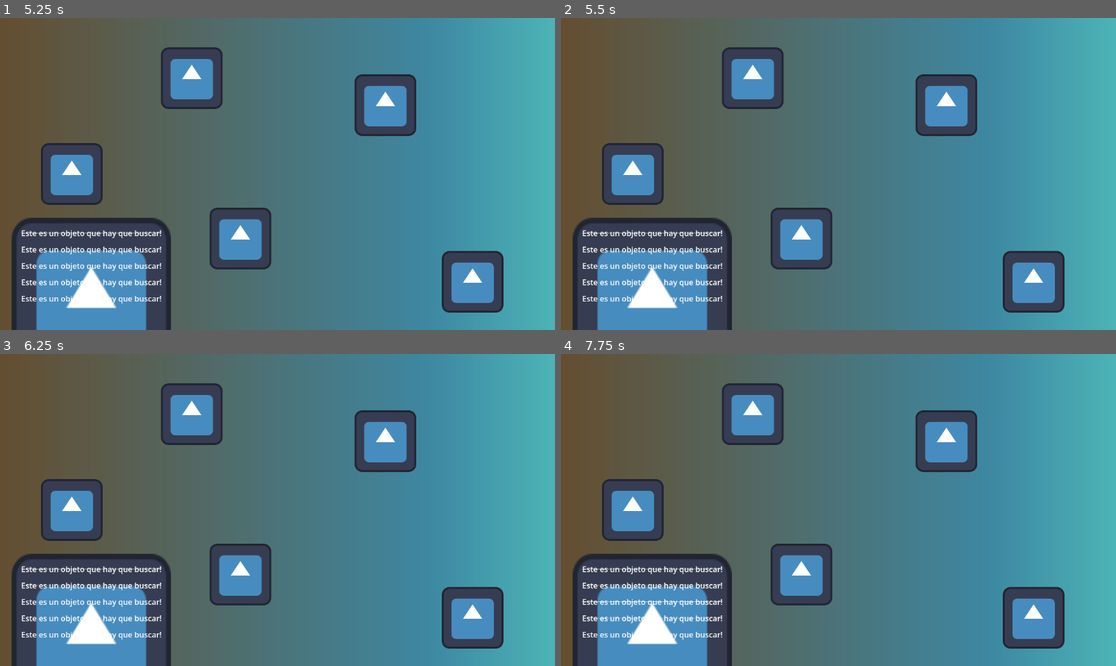
Above: before the commit, frames 1-4 (two rows, left to right).
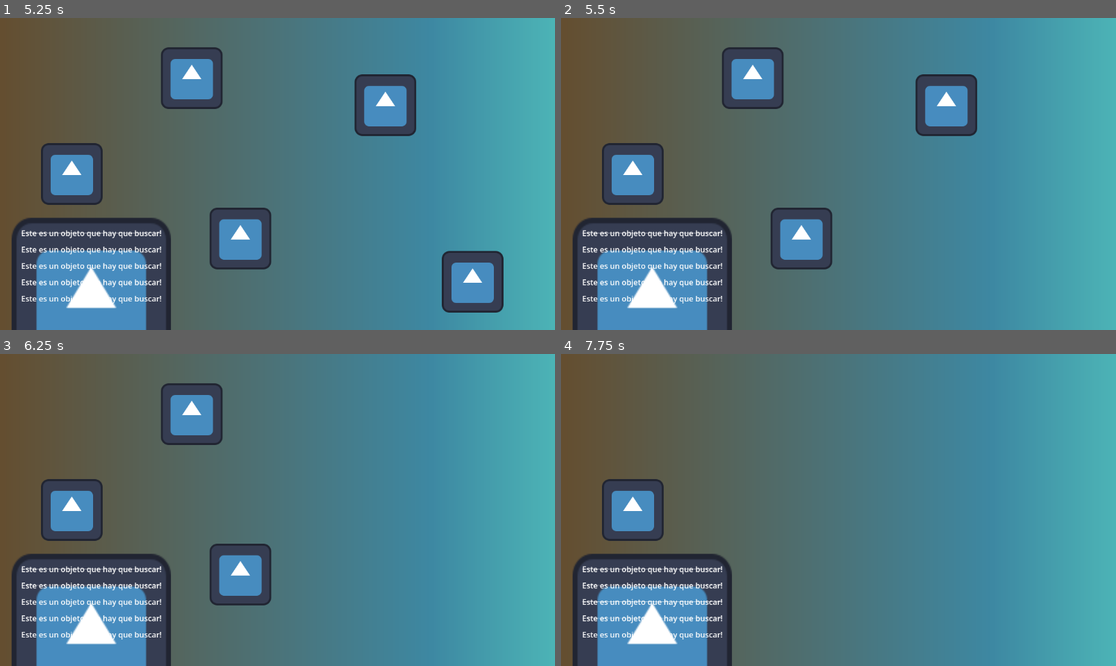
Above: after the commit, the same moments.

Repository: mariaclarasalona-gif/2026_LV3_TP4_paratexto
Game: Godot game, scene res://escenas/escena_intro.tscn
Same seed, same stepped clock (60 frames per second), same inputs: the game is played once before the commit and once after it. The engine's default icon, where the game draws it, is replaced by a stand-in: a white triangle on a blue panel in a dark square.
Inputs (mouse positions are in pixels of both pictures, inside the frame that each line leads up to):
- Up to frame 1 (5.25 s): tap Enter at 0.5, 2, 3.5 s; move the mouse to (399, 158) at 0.52 s; press the mouse at (399, 158) at 0.53 s; tap Space at 1.25, 2.75, 4.25 s; move the mouse to (166, 189) at 1.27 s; release the mouse at (166, 189) at 1.28 s; click (166, 189) at 1.35 s; move the mouse to (333, 105) at 2.02 s; press the mouse at (333, 105) at 2.03 s; move the mouse to (249, 236) at 2.77 s; release the mouse at (249, 236) at 2.78 s; click (249, 236) at 2.85 s; move the mouse to (444, 220) at 3.52 s; press the mouse at (444, 220) at 3.53 s; move the mouse to (111, 127) at 4.27 s; release the mouse at (111, 127) at 4.28 s; click (111, 127) at 4.35 s; click (477, 283) at 5 s
- Up to frame 2 (5.5 s): no input
- Up to frame 3 (6.25 s): click (388, 444) at 5.75 s
- Up to frame 4 (7.75 s): click (755, 416) at 6.5 s; click (805, 578) at 7.25 s

Frame 1 is identical in both runs. In frame 2, 1.5% of the frame differs, in the area x 79-91%, y 74-95%; in frame 3, 3.6%; in frame 4, 8.0%, in the area x 29-91%, y 9-95%.

Commit message:
los objetos se eliminan
agregué las dos líneas que hacen que los objetos de escena_in_game se eliminen después de interactuar

Diff:
--- a/lv-3-2026-tp-4-paratexto/scripts/game_manager.gd
+++ b/lv-3-2026-tp-4-paratexto/scripts/game_manager.gd
@@ -25,3 +25,5 @@
 func encontro_objeto(numero):
 	objetos_encontrados += 1
 	lista.tachar_texto(numero)
+	await get_tree().create_timer(0.2).timeout
+	arreglo_objetos[numero].queue_free()
